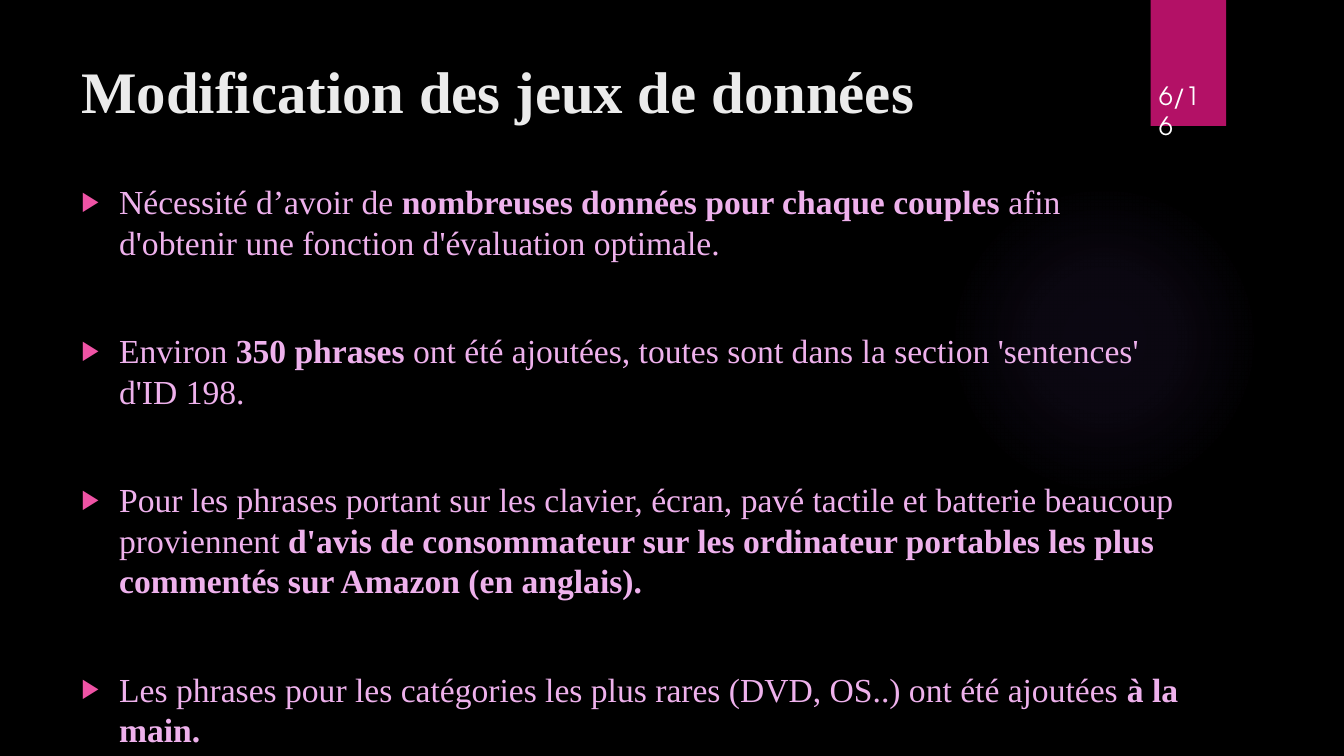
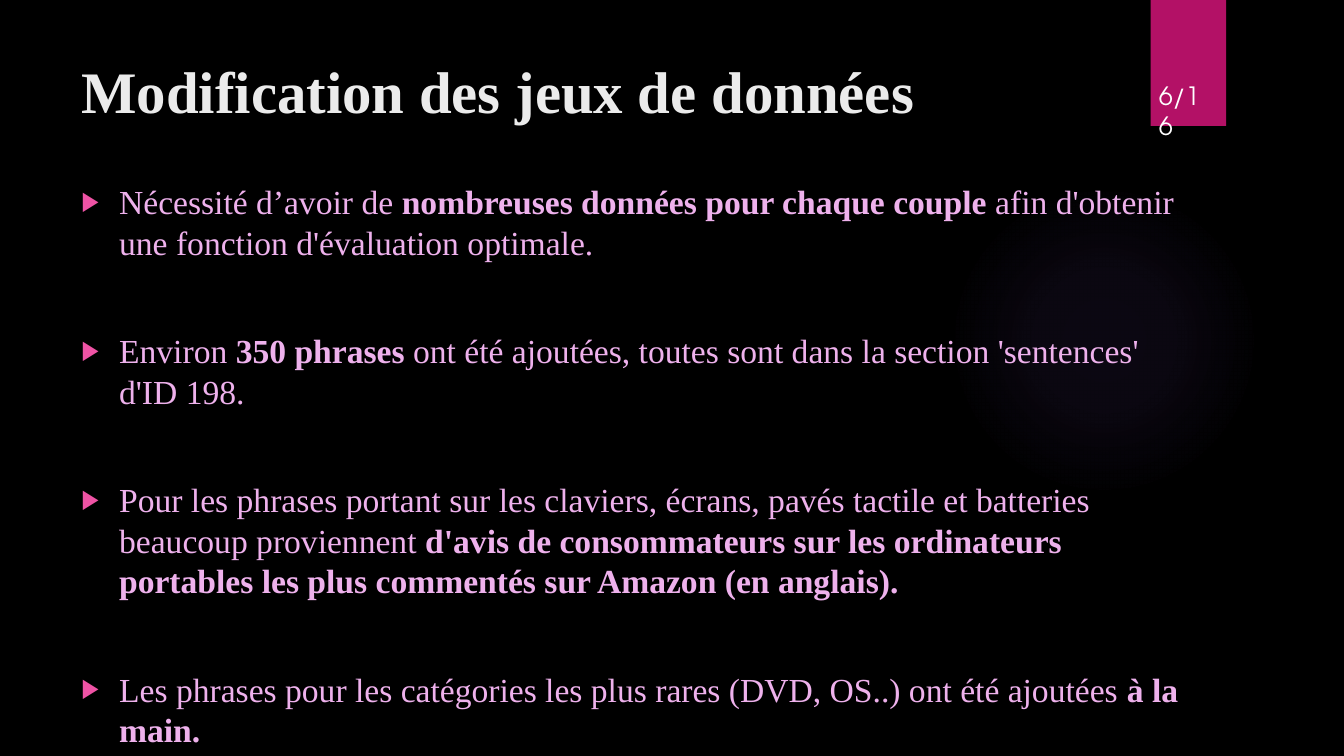
Before and after one commit to WolvesWithSword/TATIA, a slide deck: slide 7 of Rapport/Soutenance.pptx. Drawn at 1344x756 pixels with LibreOffice and Linux fonts; fonts in the diff are those of the drawing; background and template pictures are left out. Boxes give left, top, right and bottom in pixels: in the first picture for what was removed or moved away, otherwise in the second. Text is boxed around its words. In the diff, an @@ line names an element or a change of style, - is before the commit and + after.

```diff
--- a/Rapport/Soutenance.pptx
+++ b/Rapport/Soutenance.pptx
@@ text at box(119, 190, 1174, 261): text changed @@
-▶ Nécessité d’avoir de nombreuses données pour chaque couples afin d'obtenir une fonction d'évaluation optimale.
+▶ Nécessité d’avoir de nombreuses données pour chaque couple afin d'obtenir une fonction d'évaluation optimale.
@@ text at box(119, 488, 1090, 599): text changed; bold off @@
-▶ Pour les phrases portant sur les clavier, écran, pavé tactile et batterie beaucoup proviennent d'avis de consommateur sur les ordinateur portables les plus commentés sur Amazon (en anglais).
+▶ Pour les phrases portant sur les claviers, écrans, pavés tactile et batteries beaucoup proviennent d'avis de consommateurs sur les ordinateurs portables les plus commentés sur Amazon (en anglais).
```
Also in this commit, not shown: 5 other slides changed.
